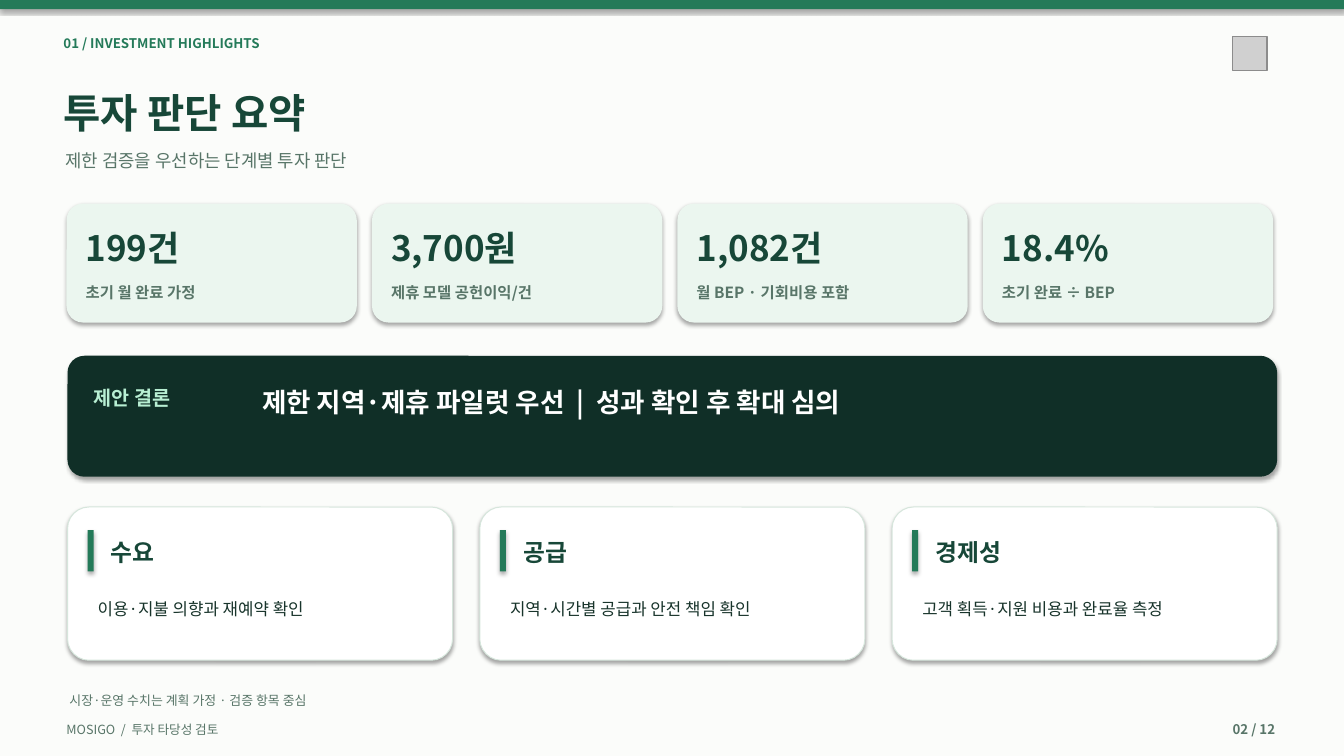
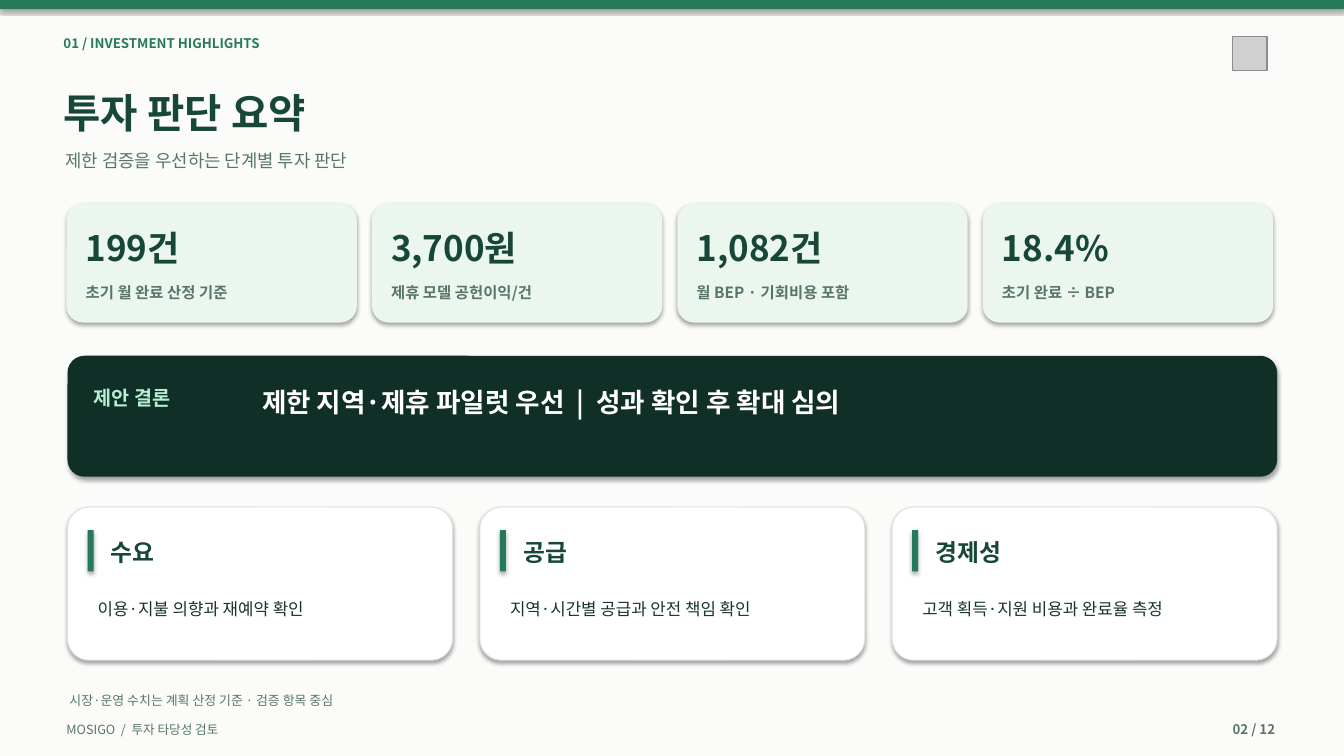
Before and after one commit to dohyunkimmm/mosigo-case-study, a slide deck: slide 2 of downloads/MOSIGO_IR_Investment_Review_12slides.pptx. Drawn at 1344x756 pixels with LibreOffice and Linux fonts; fonts in the diff are those of the drawing; grey boxes stand for pictures. Boxes give left, top, right and bottom in pixels: in the first picture for what was removed or moved away, otherwise in the second. Text is boxed around its words. In the diff, an @@ line names an element or a change of style, - is before the commit and + after.

```diff
--- a/downloads/MOSIGO_IR_Investment_Review_12slides.pptx
+++ b/downloads/MOSIGO_IR_Investment_Review_12slides.pptx
@@ text at box(86, 285, 227, 300): text changed @@
-초기 월 완료 가정
+초기 월 완료 산정 기준
@@ text at box(69, 694, 333, 706): text changed @@
-시장·운영 수치는 계획 가정 · 검증 항목 중심
+시장·운영 수치는 계획 산정 기준 · 검증 항목 중심
```
Also in this commit, not shown: 8 other slides changed, 19 other files.
